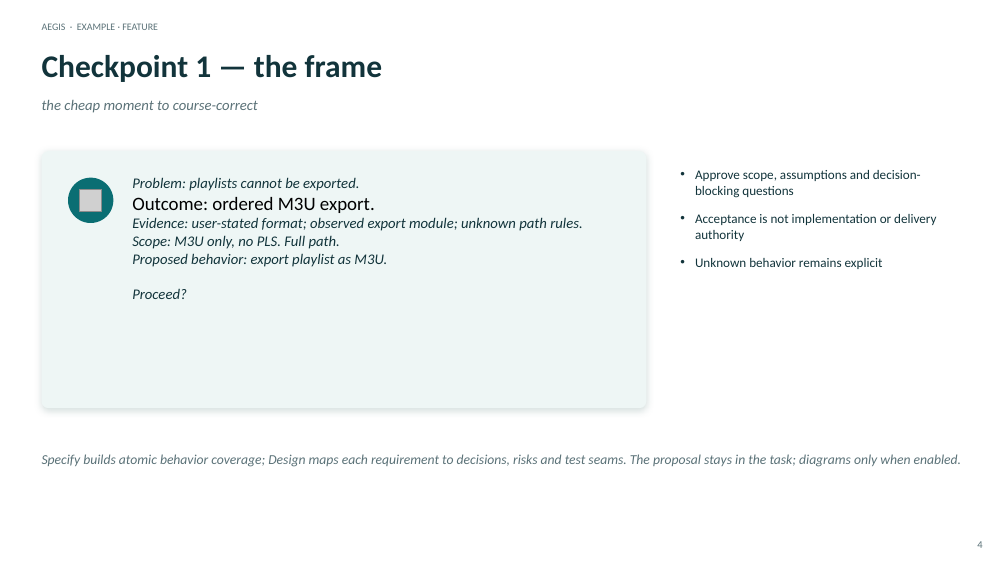
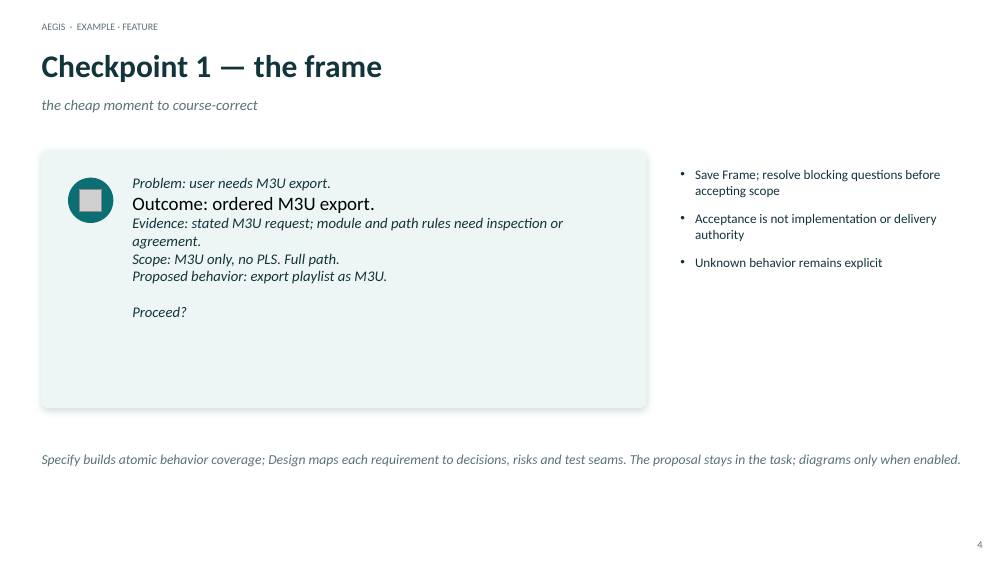
Before and after one commit to DDP-Engineering/Agentic_Engineering_Governance_Integrity_System, a slide deck: slide 4 of 06_SoftwareDocu/03_Example_Feature.pptx. Drawn at 1008x567 pixels with LibreOffice and Linux fonts; fonts in the diff are those of the drawing; grey boxes stand for pictures. Boxes give left, top, right and bottom in pixels: in the first picture for what was removed or moved away, otherwise in the second. Text is boxed around its words. In the diff, an @@ line names an element or a change of style, - is before the commit and + after.

Commit message:
Refresh AEGIS 0.14.0 documentation and delivery records
Align planning, user guides and slide companions with current workflow and evaluation evidence. Remove obsolete workspace-deployment tests and record the verified local delivery rebuild while preserving version 0.14.0. Preserve raw test logs and the source patch verbatim.

```diff
--- a/06_SoftwareDocu/03_Example_Feature.pptx
+++ b/06_SoftwareDocu/03_Example_Feature.pptx
@@ text at [132, 177, 331, 191]: text changed @@
-Problem: playlists cannot be exported.
+Problem: user needs M3U export.
@@ text at [695, 170, 940, 198]: text changed @@
-• Approve scope, assumptions and decision-blocking questions
+• Save Frame; resolve blocking questions before accepting scope
@@ text at [132, 217, 564, 249]: text changed @@
-Evidence: user-stated format; observed export module; unknown path rules.
+Evidence: stated M3U request; module and path rules need inspection or agreement.
```
Also in this commit, not shown: 1 other slide changed, 38 other files.
